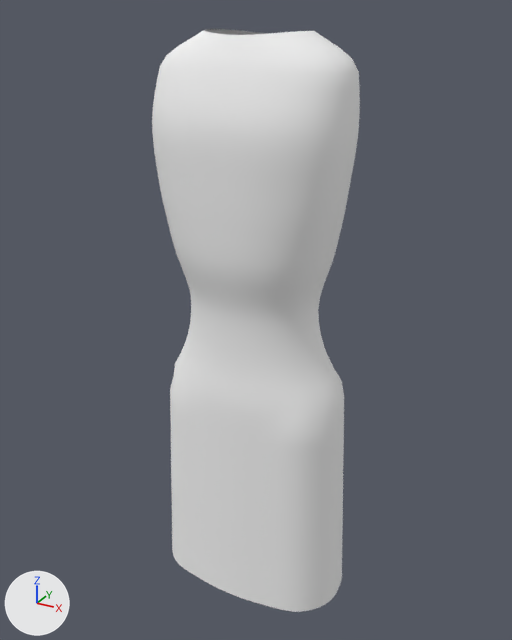
Renders of the glTF model assets/templates/dress_v1_masc.glb from each side of a commit.
Rendered twice from a camera (50 mm lens) standing at (0.514, -0.925, 1.369) and looking at (-0.006, 0.021, 0.895). The lights are fixed; the arrows at lower left show +X, +Y and +Z. The older version comes first. Vertices at exactly the same position are counted once.

In view in the first picture: 'dress_v1_masc'.
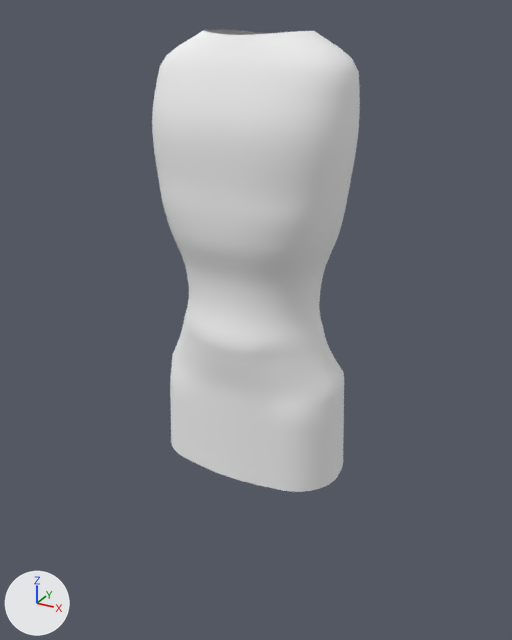
The newer file adds a shape key; the second version is drawn at full value of the shape key 'crop' of 'dress_v1_masc', and the change is written as the vertex moves it makes.

What differs and where, as boxes (x1, y1, x2, y2) in the pictures (512 x 640 px; the box of a moved part takes in the faces that stretch with it):
'dress_v1_masc', reshaped (21% shorter): before (152, 29, 360, 612); after (152, 29, 360, 492)
part 1 of me_dress_v1_masc, moved or reshaped: before (161, 190, 344, 612); after (160, 190, 344, 492)

Edits to the bpy script that builds the scene:
```text
Change me_dress_v1_masc:
    used by ob_dress_v1_masc; location = (0.0, 0.0, 0.0)
    remove me_dress_v1_masc.from_pydata(...)  # 2944 vertices, 5760 faces; spans x -0.171..0.171, y -0.099..0.125, z 0.403..1.341
    add me_dress_v1_masc.from_pydata(...)  # 2944 vertices, 5760 faces; spans x -0.16..0.16, y -0.099..0.118, z 0.652..1.341
    me_dress_v1_masc part 1: 2112 of 2944 vertices moved; they spanned x -0.171..0.171, y -0.097..0.125, z 0.403..1.11 and now span x -0.16..0.16, y -0.099..0.118, z 0.652..1.117; mean shift (0.0, -0.003, 0.123); largest move (0.171, -0.003, 0.403) -> (0.16, -0.002, 0.652)
```
